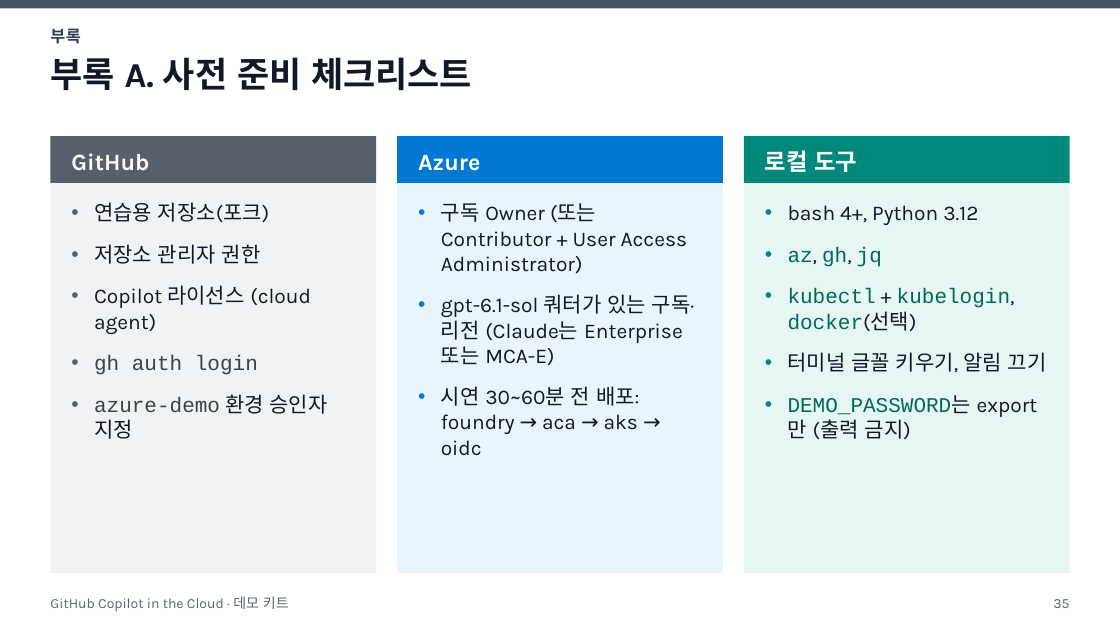
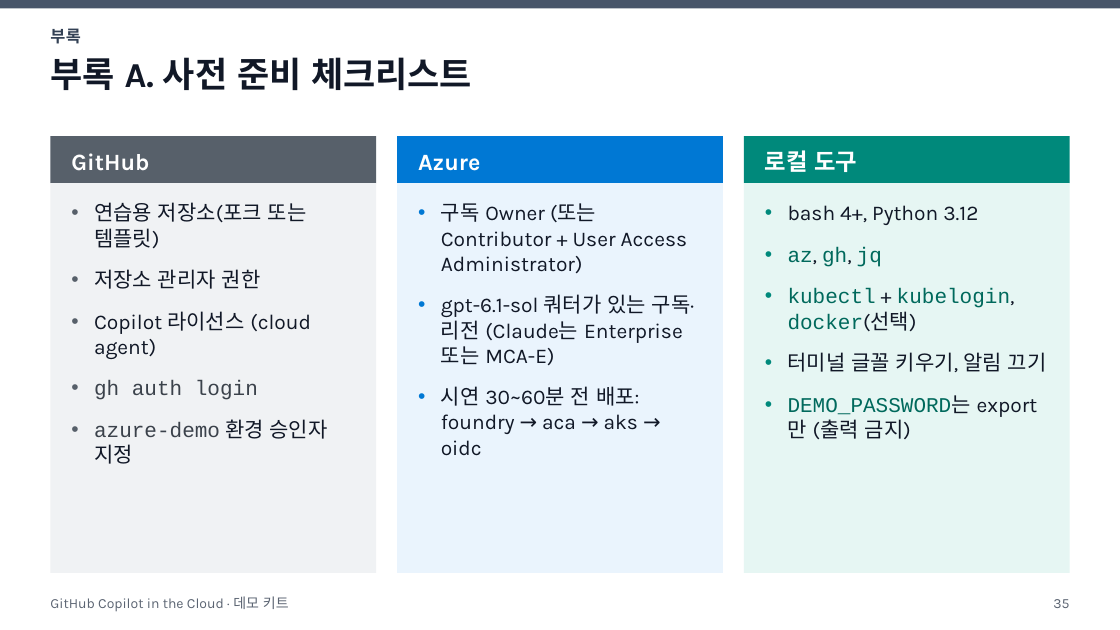
Before and after one commit to junwoojeong100/ghcp-in-the-cloud, a slide deck: slide 35 of slides/demo-presentation-ko.pptx. Drawn at 1120x630 pixels with LibreOffice and Linux fonts; fonts in the diff are those of the drawing. Boxes give left, top, right and bottom in pixels: in the first picture for what was removed or moved away, otherwise in the second. Text is boxed around its words. In the diff, an @@ line names an element or a change of style, - is before the commit and + after.

```diff
--- a/slides/demo-presentation-ko.pptx
+++ b/slides/demo-presentation-ko.pptx
@@ text at (x1=94, y1=202, x2=307, y2=248): text changed @@
-• 연습용 저장소(포크)
+• 연습용 저장소(포크 또는 템플릿)
```
Also in this commit, not shown: 2 other files.
